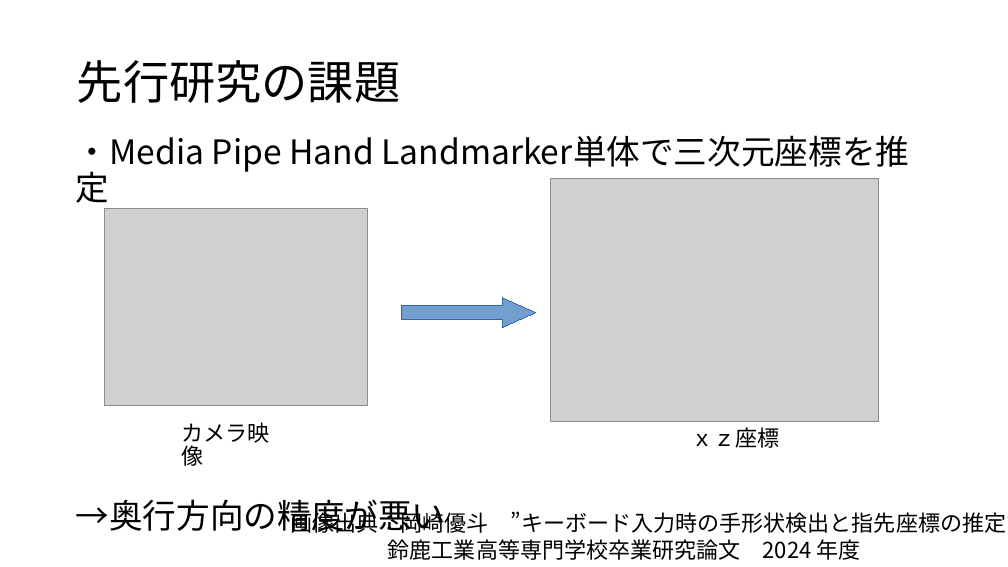
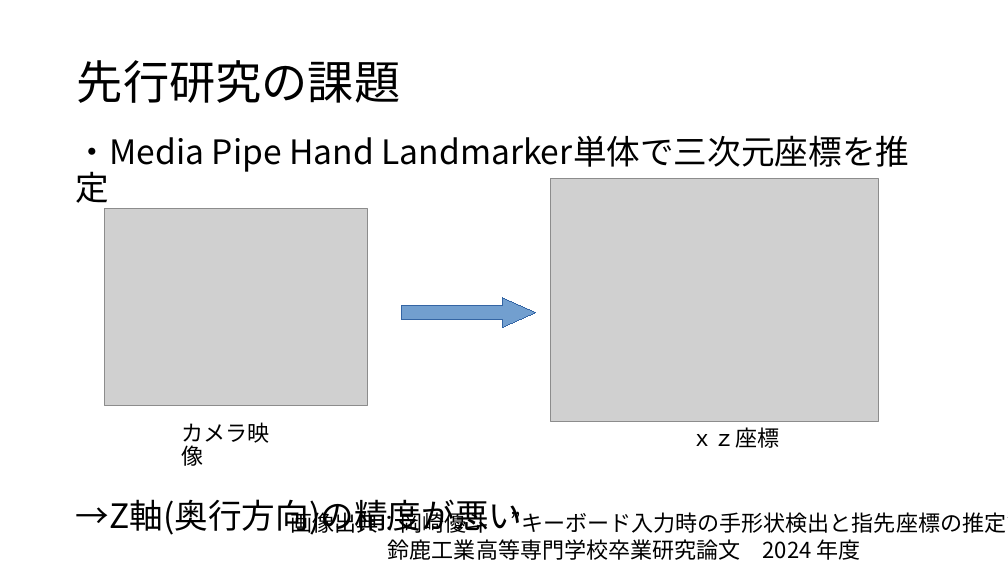
Before and after one commit to hagi711/Graduation-Research, a slide deck: slide 4 of 中間発表.pptx. Drawn at 1008x567 pixels with LibreOffice and Linux fonts; fonts in the diff are those of the drawing; grey boxes stand for pictures. Boxes give left, top, right and bottom in pixels: in the first picture for what was removed or moved away, otherwise in the second. Text is boxed around its words. In the diff, an @@ line names an element or a change of style, - is before the commit and + after.

```diff
--- a/中間発表.pptx
+++ b/中間発表.pptx
@@ text at (76,499,523,535): text changed @@
-→奥行方向の精度が悪い
+→Z軸(奥行方向)の精度が悪い
```
Also in this commit, not shown: 2 other slides changed.
